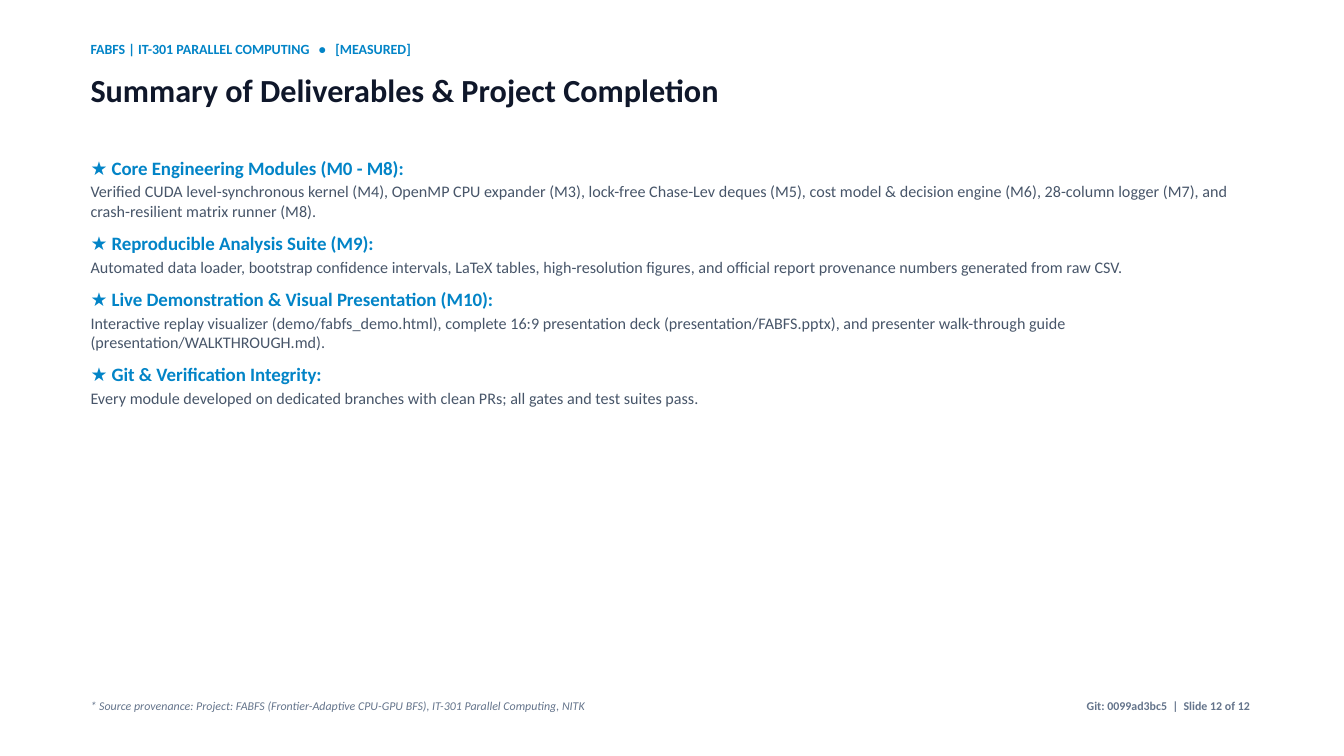
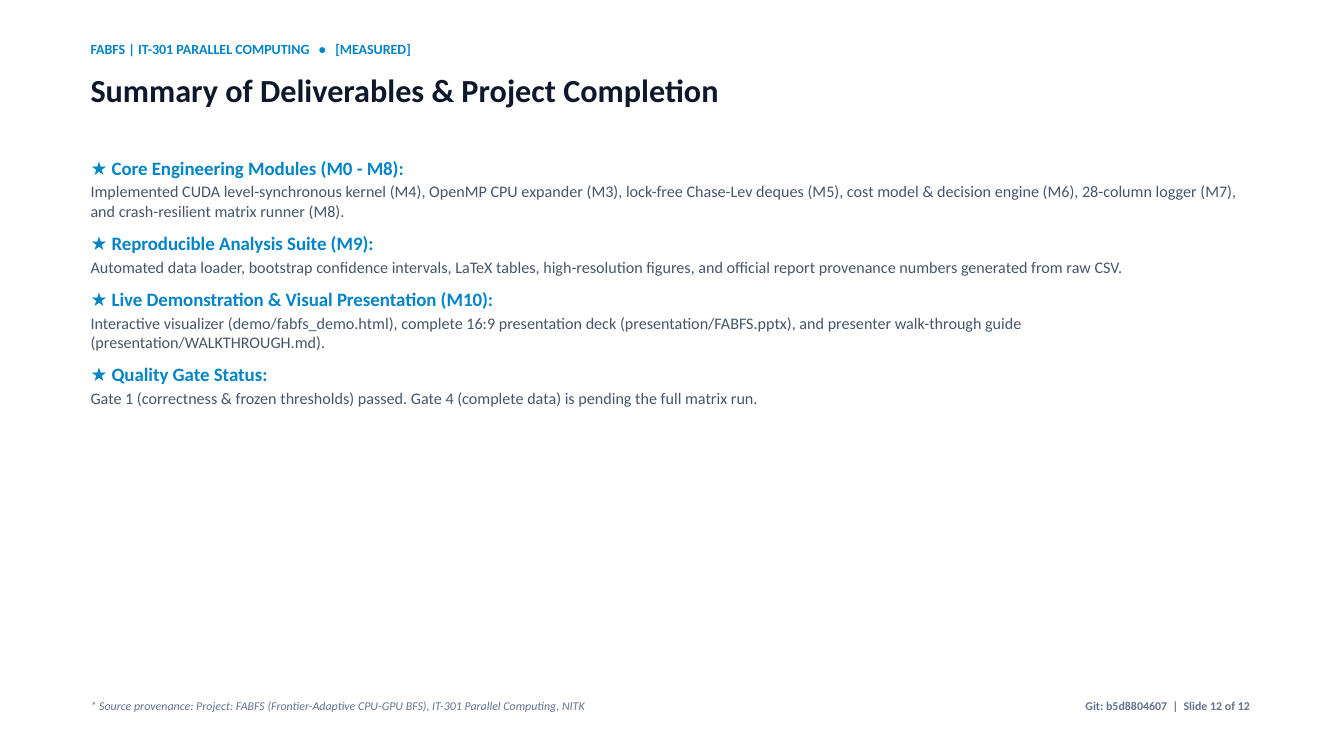
Before and after one commit to rniszn/parallel-computing-FABFS, a slide deck: slide 12 of presentation/FABFS.pptx. Drawn at 1344x756 pixels with LibreOffice and Linux fonts; fonts in the diff are those of the drawing. Boxes give left, top, right and bottom in pixels: in the first picture for what was removed or moved away, otherwise in the second. Text is boxed around its words. In the diff, an @@ line names an element or a change of style, - is before the commit and + after.

Commit message:
fix(analysis,slides): fix pass/fail incomplete policy check and align slide claims
- Analysis: require complete runs for all comparison policies (Adaptive, Static, Dynamic) before evaluating 5% rule; mark incomplete cells as NOT EVALUATED (never false PASS/FAIL); overall pass requires 0 FAIL and 0 NOT EVALUATED; print 'n=1, no CI' for single runs and round medians/intervals to 2 decimal places with n.

- Tests: add 4 unit tests in tests/test_analysis.py covering missing policy NOT EVALUATED, threshold ratio boundaries (4% PASS vs 6% FAIL), n=1 no CI formatting, and non-zero exit on NOT EVALUATED.

- Slides: replace premature roadNet-CA 53.9% speedup claim on Slide 11 with 'Pass/fail not yet evaluated: the full 480-run matrix is pending'; update Slide 5 matrix status, manifest requirement, and protocol; update Slide 12 module status from Verified to Implemented; label Slide 4 demo datasets as SYNTHETIC WALKTHROUGH vs REAL TRACE; update Slide 1 target info.

- Tables: regenerate results/tables/ and report/tables/.

```diff
--- a/presentation/FABFS.pptx
+++ b/presentation/FABFS.pptx
@@ text at bbox=[91, 185, 1236, 219]: text changed @@
-Verified CUDA level-synchronous kernel (M4), OpenMP CPU expander (M3), lock-free Chase-Lev deques (M5), cost model & decision engine (M6), 28-column logger (M7), and crash-resilient matrix runner (M8).
+Implemented CUDA level-synchronous kernel (M4), OpenMP CPU expander (M3), lock-free Chase-Lev deques (M5), cost model & decision engine (M6), 28-column logger (M7), and crash-resilient matrix runner (M8).
@@ text at bbox=[91, 317, 1021, 407]: text changed @@
-Interactive replay visualizer (demo/fabfs_demo.html), complete 16:9 presentation deck (presentation/FABFS.pptx), and presenter walk-through guide (presentation/WALKTHROUGH.md).
-★ Git & Verification Integrity:
-Every module developed on dedicated branches with clean PRs; all gates and test suites pass.
+Interactive visualizer (demo/fabfs_demo.html), complete 16:9 presentation deck (presentation/FABFS.pptx), and presenter walk-through guide (presentation/WALKTHROUGH.md).
+★ Quality Gate Status:
+Gate 1 (correctness & frozen thresholds) passed. Gate 4 (complete data) is pending the full matrix run.
@@ text at bbox=[1085, 701, 1250, 710]: text changed @@
-Git: 0099ad3bc5 | Slide 12 of 12
+Git: b5d8804607 | Slide 12 of 12
```
Also in this commit, not shown: 11 other slides changed, 45 other files.
